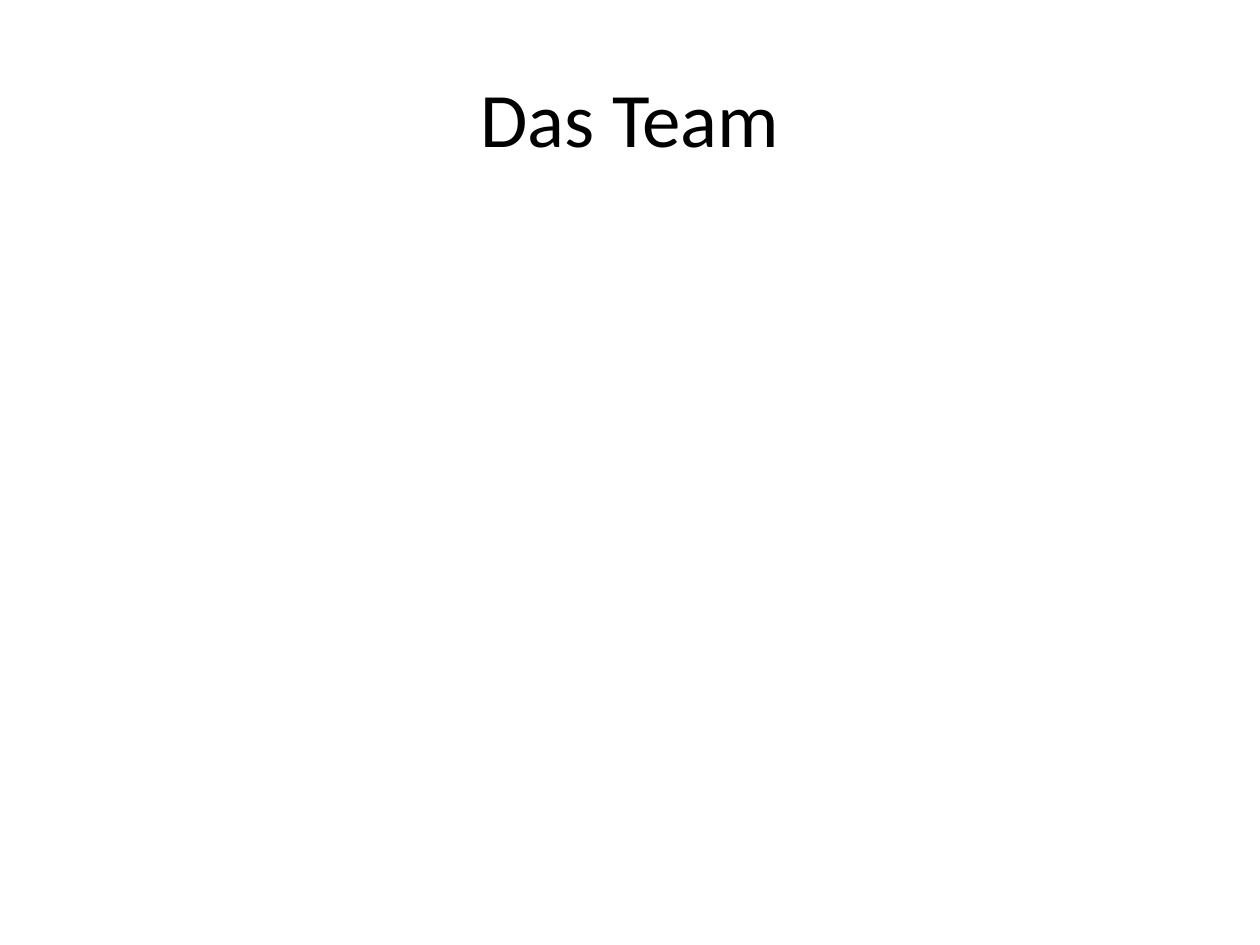
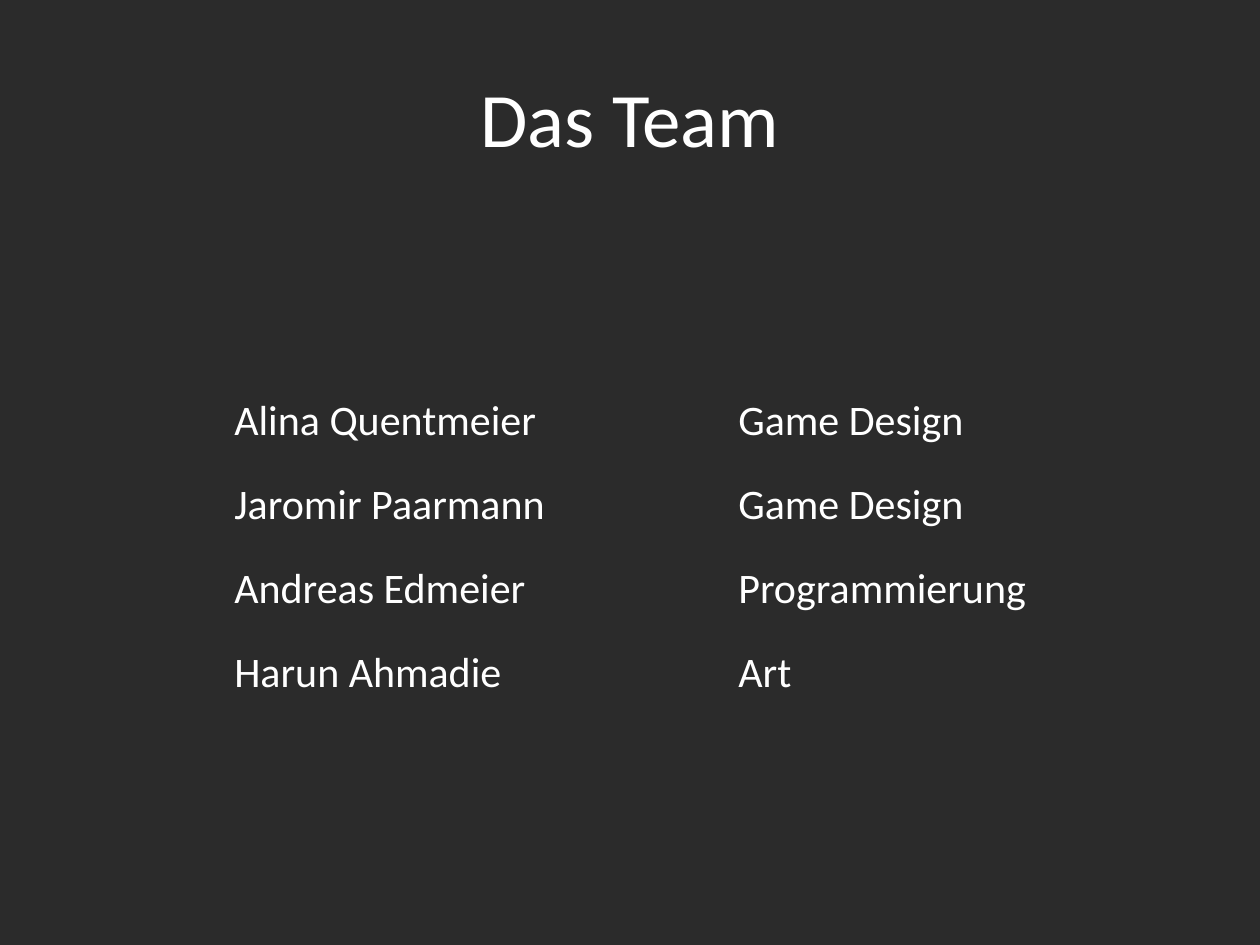
Before and after one commit to Assertores/HammerMan, a slide deck: slide 14 of Documentation/Hammer Man.pptx (slide 13 before the commit). Drawn at 1260x945 pixels with LibreOffice and Linux fonts; fonts in the diff are those of the drawing; background and template pictures are left out; a plain dark background stands for a picture behind light text. Boxes give left, top, right and bottom in pixels: in the first picture for what was removed or moved away, otherwise in the second. Text is boxed around its words. In the diff, an @@ line names an element or a change of style, - is before the commit and + after.

```diff
--- a/Documentation/Hammer Man.pptx
+++ b/Documentation/Hammer Man.pptx
@@ background #FFFFFF to picture (left out) @@
@@ title "Das Team" at (x1=480, y1=97, x2=779, y2=148): text colour #000000 to #FFFFFF @@
@@ text added at (x1=234, y1=406, x2=1025, y2=688), 24 pt, text #FFFFFF @@
+Alina Quentmeier Game Design
+Jaromir Paarmann Game Design
+Andreas Edmeier Programmierung
+Harun Ahmadie Art
```
Also in this commit, not shown: 10 other slides changed, 3 slides added, 2 slides removed, 5 other files.
